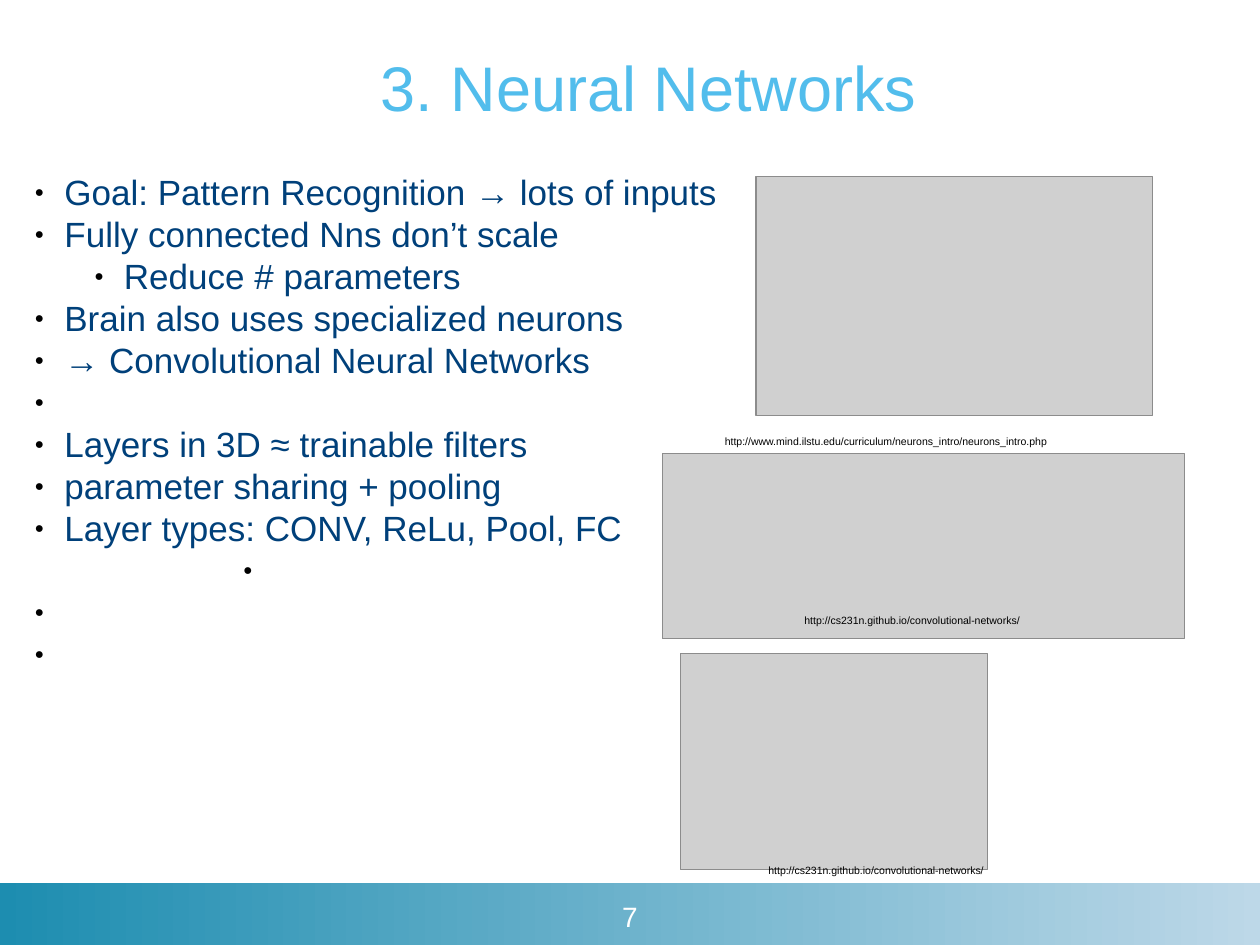
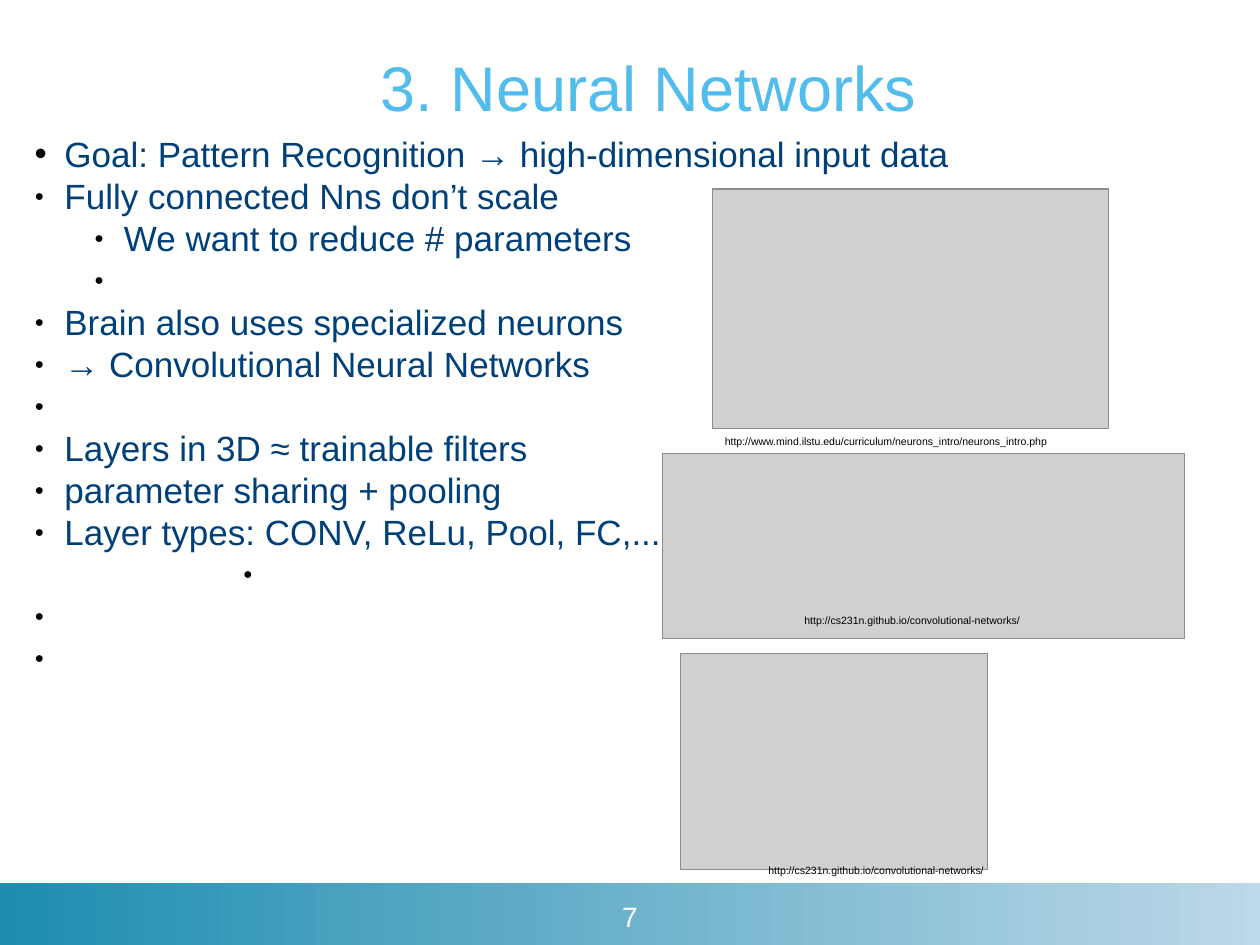
Before and after one commit to matthijsvk/convNets, a slide deck: slide 7 of report/tussentijdse/convNetsSR21dec2017.pptx. Drawn at 1260x945 pixels with LibreOffice and Linux fonts; fonts in the diff are those of the drawing; grey boxes stand for pictures; background and template pictures are left out. Boxes give left, top, right and bottom in pixels: in the first picture for what was removed or moved away, otherwise in the second. Text is boxed around its words. In the diff, an @@ line names an element or a change of style, - is before the commit and + after.

```diff
--- a/report/tussentijdse/convNetsSR21dec2017.pptx
+++ b/report/tussentijdse/convNetsSR21dec2017.pptx
@@ text at box(64, 141, 948, 174): text changed @@
-● Goal: Pattern Recognition → lots of inputs
+• Goal: Pattern Recognition → high-dimensional input data
@@ picture: place and size @@
-picture at box(756, 176, 1153, 416)
+picture at box(712, 189, 1109, 428)
@@ text at box(124, 225, 631, 258): text changed @@
-    ● Reduce # parameters
+    ● We want to reduce # parameters
@@ text at box(64, 519, 661, 552): text changed @@
-● Layer types: CONV, ReLu, Pool, FC
+● Layer types: CONV, ReLu, Pool, FC,...
```
Also in this commit, not shown: 8 other slides changed, 3 slides added, 33 other files.
